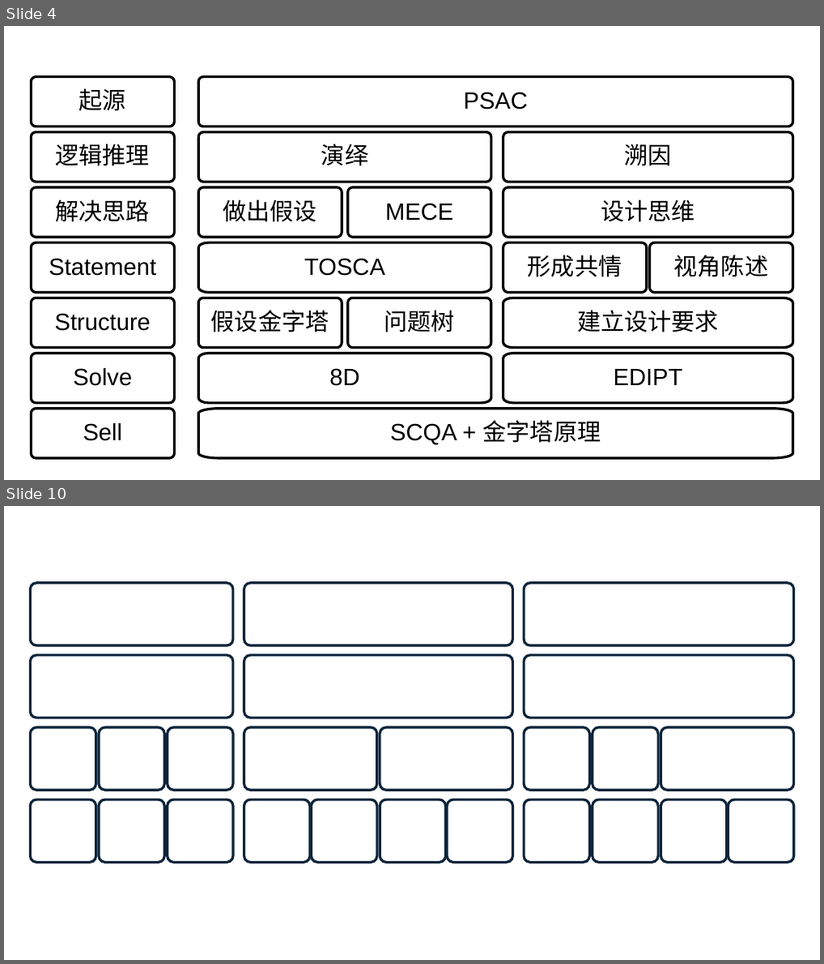
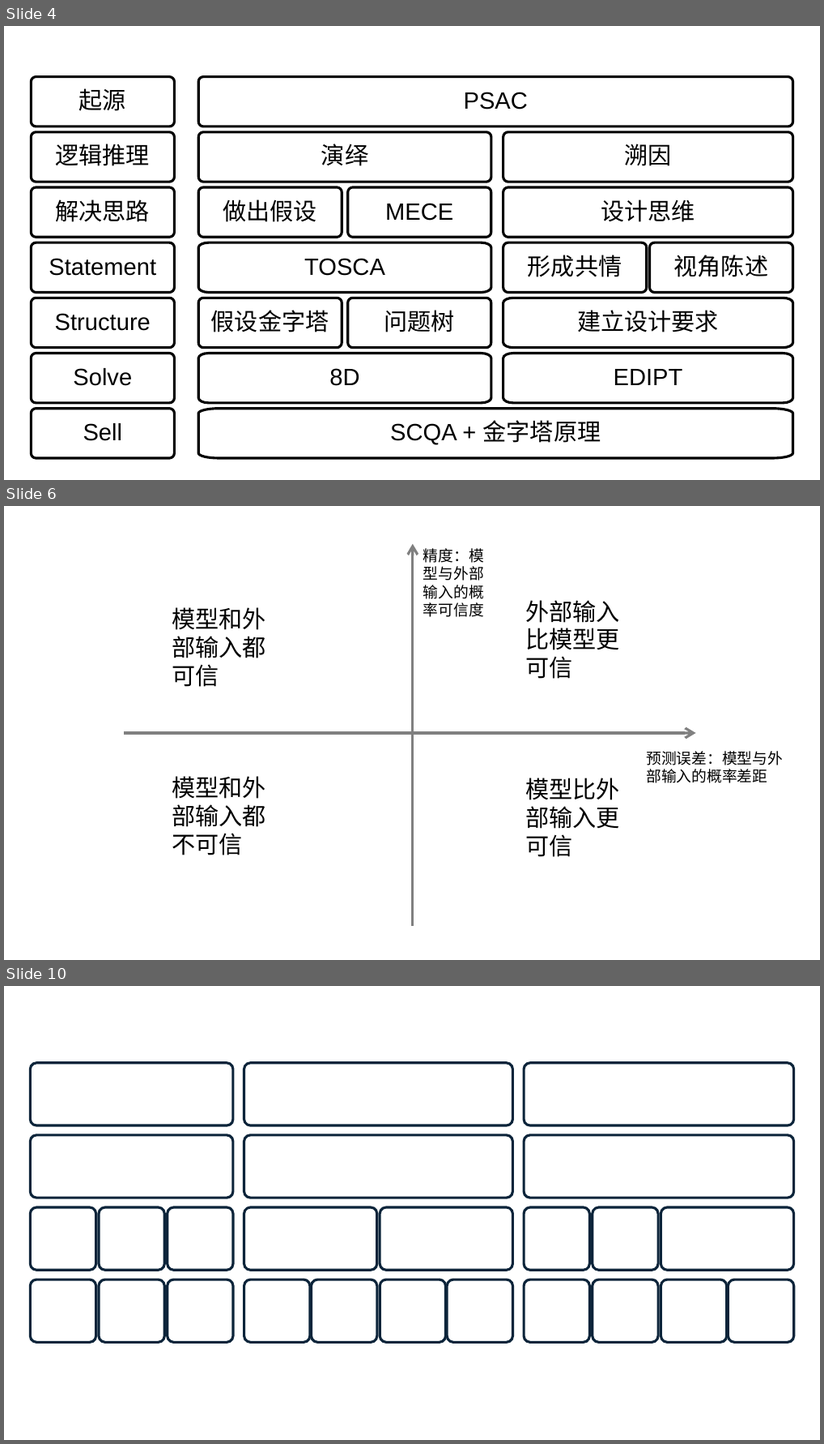
Before and after one commit to El25Aleph/_Aleph, a slide deck: print/PKM.pptx. Shown one above the other, each under a label of ours: slides 4 and 10 before the commit, slides 4, 6 and 10 after it; the slides between them are not shown. The pictures are 824x964 and 824x1444 pixels, drawn with LibreOffice and Linux fonts; fonts in the diff are those of the drawing. Boxes give left, top, right and bottom in pixels: in the first picture for what was removed or moved away, otherwise in the second. Text is boxed around its words. In the diff, an @@ line names an element or a change of style, - is before the commit and + after.

```diff
--- a/print/PKM.pptx
+++ b/print/PKM.pptx
@@ slide 6 added at (x1=4, y1=506, x2=820, y2=960), background #FFFFFF @@
@@ arrow added from (413, 926) to (413, 543), #808080 1.5 pt @@
@@ text added at (x1=424, y1=548, x2=484, y2=617), 9 pt, text #000000 @@
+精度：模型与外部输入的概率可信度
@@ text added at (x1=526, y1=600, x2=620, y2=679), 14 pt, text #000000 @@
+外部输入比模型更可信
@@ text added at (x1=172, y1=607, x2=266, y2=687), 14 pt, text #000000 @@
+模型和外部输入都可信
@@ arrow added from (124, 733) to (697, 733), #808080 1.5 pt @@
@@ text added at (x1=646, y1=751, x2=783, y2=783), 9 pt, text #000000 @@
+预测误差：模型与外部输入的概率差距
@@ text added at (x1=172, y1=776, x2=266, y2=855), 14 pt, text #000000 @@
+模型和外部输入都不可信
@@ text added at (x1=526, y1=777, x2=620, y2=857), 14 pt, text #000000 @@
+模型比外部输入更可信
```
Also in this commit, not shown: 2 other slides added, 3 slides removed.
